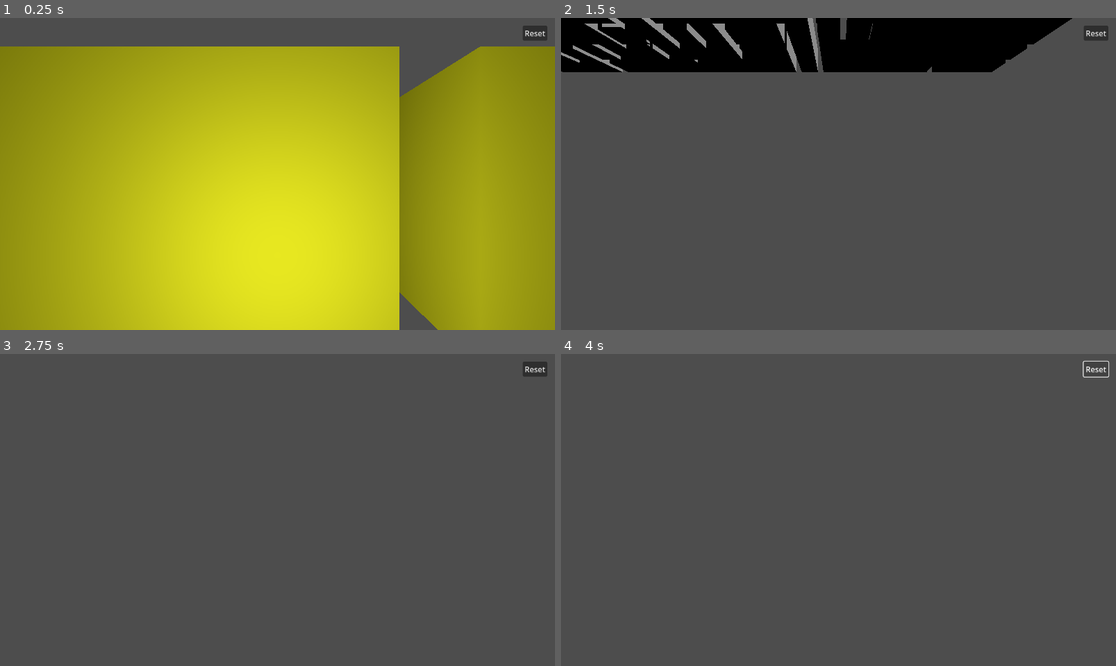
Above: before the commit, frames 1-4 (two rows, left to right).
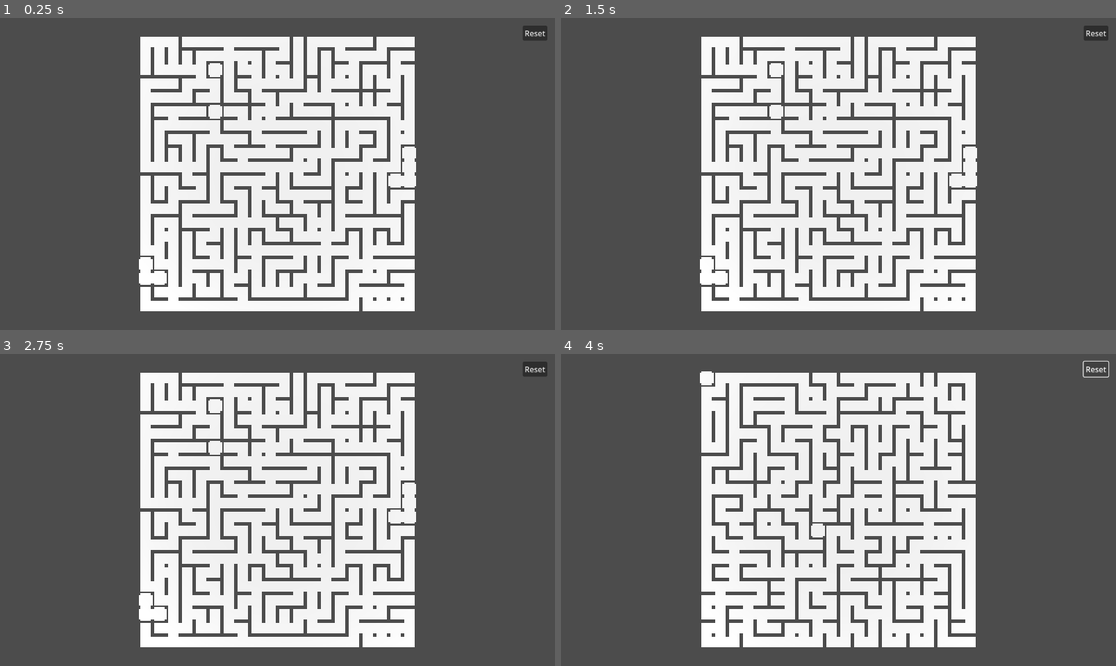
Above: after the commit, the same moments.

Repository: wangbinyq/prototypes
Game: Godot game, scene res://maze2/maze_game.tscn
Two runs of this game, one before a commit and one after it. Both use one fixed random seed, a clock stepped at 60 frames per second and the inputs below.
Inputs (mouse positions are in pixels of both pictures, inside the frame that each line leads up to):
- Up to frame 1 (0.25 s): no input
- Up to frame 2 (1.5 s): tap Enter (ui_accept) at 0.5, 0.6 s; move the mouse to (960, 158) at 0.52 s; hold Right (ui_right) 0.53-1.28 s; click (960, 158) at 0.67 s; tap Space (jump, bound only after the commit) at 0.77, 0.8, 1.07, 1.35 s; move the mouse to (727, 189) at 1.27 s; hold Down (ui_down) from 1.28 s (still down); click (727, 189) at 1.42 s
- Up to frame 3 (2.75 s): tap Space (jump, bound only after the commit) at 1.52, 1.82, 2.3 s; tap Enter (ui_accept) at 1.55, 2.1 s; move the mouse to (333, 441) at 2.02 s; release Down (ui_down) at 2.03 s; hold Right (ui_right) from 2.03 s (still down); click (333, 441) at 2.17 s
- Up to frame 4 (4 s): tap Enter (ui_accept) at 2.75, 2.85 s; move the mouse to (810, 572) at 2.77 s; release Right (ui_right) at 2.78 s; hold Up (ui_up) 2.78-3.5 s; click (810, 572) at 2.92 s; tap Space (jump, bound only after the commit) at 3.02, 3.32 s; click "Reset" at 3.5 s

The runs differ from the first frame. In frame 1, 91% of the frame differs, in the area x 0-100%, y 6-100%; in frame 2, 45%; in frame 3, 34%; in frame 4, 34%.

Commit message:
feat(maze): implement dead-end opening and improve player controls
- Add `open_dead_end_probability` export variable to MazeGame
- Implement `find_closed_passages` and `open_dead_ends` methods in Maze
- Modify player controller with mouse look and smooth movement
- Update maze cell visualization and scene camera setup
- Configure input actions for movement and jumping in project settings

Diff:
--- a/maze2/game.gd
+++ b/maze2/game.gd
@@ -2,6 +2,7 @@
 extends Node3D
 
 @export var pick_last_probability := 0.5
+@export var open_dead_end_probability := 0.5
 @export var maze_size := Vector2i(20, 20)
 @onready var visualization := $MazeVisualization
 @onready var maze: Maze
@@ -10,6 +11,7 @@
 func _ready() -> void:
 	maze = Maze.new(maze_size)
 	maze.generate(pick_last_probability)
+	maze.open_dead_ends(open_dead_end_probability)
 	visualization.clear()
 	visualization.visualize(maze)
 
--- a/maze2/maze.gd
+++ b/maze2/maze.gd
@@ -79,6 +79,19 @@
 			scratchpad.append(Vector3i(i, MazeFlags.PassageS, MazeFlags.PassageN))
 	return scratchpad
 
+func find_closed_passages(index: int, exclude: int) -> Array[Vector3i]:
+	var coordinates = index_to_coordinates(index)
+	var scratchpad: Array[Vector3i] = []
+	if exclude != MazeFlags.PassageE and coordinates.x + 1 < size_ew:
+		scratchpad.append(Vector3i(step_e, MazeFlags.PassageE, MazeFlags.PassageW))
+	if exclude != MazeFlags.PassageW and coordinates.x > 0:
+		scratchpad.append(Vector3i(step_w, MazeFlags.PassageW, MazeFlags.PassageE))
+	if exclude != MazeFlags.PassageN and coordinates.y + 1 < size_ns:
+		scratchpad.append(Vector3i(step_n, MazeFlags.PassageN, MazeFlags.PassageS))
+	if exclude != MazeFlags.PassageS and coordinates.y > 0:
+		scratchpad.append(Vector3i(step_s, MazeFlags.PassageS, MazeFlags.PassageN))
+	return scratchpad
+
 func generate(pick_last_probability: float) -> void:
 	var active_indices = PackedInt32Array()
 	active_indices.resize(length)
@@ -106,3 +119,14 @@
 			cells[passage.x] = passage.z
 			last_active_index += 1
 			active_indices[last_active_index] = passage.x
+
+func open_dead_ends(open_dead_end_probability: float) -> void:
+	if open_dead_end_probability <= 0:
+		return
+	for i in range(length):
+		var cell = cells[i]
+		if MazeFlags.has_exactly_one(cell) and randf() < open_dead_end_probability:
+			var scratchpad = find_closed_passages(i, cell)
+			var passage = scratchpad[randi_range(0, scratchpad.size() - 1)]
+			cells[i] = MazeFlags.with(cell, passage.y)
+			set_cell(i + passage.x, passage.z)
--- a/maze2/maze_cell_object.gd
+++ b/maze2/maze_cell_object.gd
@@ -1,2 +1,6 @@
 class_name MazeCellObject
-extends Node3D
+extends MeshInstance3D
+
+func _ready() -> void:
+	var m = mesh.surface_get_material(0)
+	m.cull_mode = BaseMaterial3D.CULL_DISABLED
--- a/maze2/maze_game.tscn
+++ b/maze2/maze_game.tscn
@@ -49,7 +49,8 @@
 text = "Reset"
 
 [node name="Player" type="CharacterBody3D" parent="."]
-transform = Transform3D(1, 0, 0, 0, 1, 0, 0, 0, 1, 1, 0, -1)
+transform = Transform3D(1, 0, 0, 0, 1, 0, 0, 0, 1, 2, 0, 1)
+visible = false
 script = ExtResource("8_n0heh")
 
 [node name="CollisionShape3D" type="CollisionShape3D" parent="Player"]
@@ -62,4 +63,11 @@
 [node name="OmniLight3D" type="OmniLight3D" parent="Player"]
 light_color = Color(1, 1, 0.145098, 1)
 
+[node name="Camera3D" type="Camera3D" parent="."]
+transform = Transform3D(1, 0, 0, 0, -4.37114e-08, 1, 0, -1, -4.37114e-08, 0, 10, 0)
+projection = 1
+current = true
+fov = 30.0
+size = 45.0
+
 [connection signal="pressed" from="UI/Reset" to="." method="_on_reset_pressed"]
--- a/maze2/player.gd
+++ b/maze2/player.gd
@@ -1,27 +1,88 @@
 class_name MazePlayer
 extends CharacterBody3D
 
-const SPEED = 5.0
-const JUMP_VELOCITY = 4.5
+# 基本参数
+@export var speed: float = 5.0
+@export var jump_velocity: float = 4.5
+@export var mouse_sensitivity: float = 0.002
+@export var acceleration: float = 10.0
+@export var deceleration: float = 15.0
+
+# 重力常量
+const GRAVITY: float = 9.8
+
+# 引用子节点
+@onready var camera: Camera3D = $Camera3D
+@onready var head: Node3D = $Head # 可选：添加一个头部节点用于摄像机位置
+
+# 私有变量
+var _mouse_input: bool = true
+
+func _ready() -> void:
+	# 隐藏并锁定鼠标
+	Input.mouse_mode = Input.MOUSE_MODE_CAPTURED
+
+func _input(event: InputEvent) -> void:
+	# 处理鼠标移动
+	if event is InputEventMouseMotion and _mouse_input:
+		# 水平旋转角色
+		rotate_y(-event.relative.x * mouse_sensitivity)
+
+		# 垂直旋转摄像机
+		camera.rotate_x(-event.relative.y * mouse_sensitivity)
+		# 限制摄像机俯仰角度（约±85度）
+		camera.rotation.x = clamp(camera.rotation.x, -1.48, 1.48)
+
+func _unhandled_input(event: InputEvent) -> void:
+	# 切换鼠标模式
+	if event.is_action_pressed("escape"):
+		toggle_mouse_mode()
+
+func toggle_mouse_mode() -> void:
+	_mouse_input = not _mouse_input
+	if _mouse_input:
+		Input.mouse_mode = Input.MOUSE_MODE_CAPTURED
+	else:
+		Input.mouse_mode = Input.MOUSE_MODE_VISIBLE
 
 func _physics_process(delta: float) -> void:
-	# Add the gravity.
+	handle_gravity(delta)
+	handle_jump()
+	handle_movement(delta)
+
+func handle_gravity(delta: float) -> void:
 	if not is_on_floor():
-		velocity += get_gravity() * delta
+		velocity.y -= GRAVITY * delta
 
-	# Handle jump.
-	if Input.is_action_just_pressed("ui_accept") and is_on_floor():
-		velocity.y = JUMP_VELOCITY
+func handle_jump() -> void:
+	if is_on_floor() and Input.is_action_just_pressed("jump"):
+		velocity.y = jump_velocity
 
-	# Get the input direction and handle the movement/deceleration.
-	# As good practice, you should replace UI actions with custom gameplay actions.
-	var input_dir := Input.get_vector("ui_left", "ui_right", "ui_up", "ui_down")
-	var direction := (transform.basis * Vector3(input_dir.x, 0, input_dir.y)).normalized()
-	if direction:
-		velocity.x = direction.x * SPEED
-		velocity.z = direction.z * SPEED
+func handle_movement(delta: float) -> void:
+	# 获取输入
+	var input_dir: Vector2 = Input.get_vector("move_left", "move_right", "move_forward", "move_backward")
+	# 计算目标方向（忽略Y轴）
+	var target_velocity: Vector3 = Vector3.ZERO
+	if input_dir != Vector2.ZERO:
+		# 使用摄像机方向进行移动
+		var forward: Vector3 = camera.global_transform.basis.z.normalized()
+		var right: Vector3 = camera.global_transform.basis.x.normalized()
+
+		# 只在XZ平面移动
+		forward.y = 0
+		right.y = 0
+
+		target_velocity = (forward * -input_dir.y + right * input_dir.x).normalized() * speed
+		print(target_velocity)
+
+	# 平滑插值速度
+	var h_velocity: Vector2 = Vector2(velocity.x, velocity.z)
+	var target_h_velocity: Vector2 = Vector2(target_velocity.x, target_velocity.z)
+
+	if target_h_velocity.length() > 0:
+		h_velocity = h_velocity.move_toward(target_h_velocity, acceleration * delta)
 	else:
-		velocity.x = move_toward(velocity.x, 0, SPEED)
-		velocity.z = move_toward(velocity.z, 0, SPEED)
+		h_velocity = h_velocity.move_toward(Vector2.ZERO, deceleration * delta)
 
-	move_and_slide()
+	velocity.x = h_velocity.x
+	velocity.z = h_velocity.y
--- a/project.godot
+++ b/project.godot
@@ -19,6 +19,47 @@
 
 cell_state="*res://minecomb/cell_state.gd"
 
+[debug]
+
+gdscript/warnings/integer_division=0
+
 [filesystem]
 
 import/blender/enabled=false
+
+[input]
+
+move_left={
+"deadzone": 0.2,
+"events": [Object(InputEventKey,"resource_local_to_scene":false,"resource_name":"","device":-1,"window_id":0,"alt_pressed":false,"shift_pressed":false,"ctrl_pressed":false,"meta_pressed":false,"pressed":false,"keycode":0,"physical_keycode":65,"key_label":0,"unicode":97,"location":0,"echo":false,"script":null)
+]
+}
+move_right={
+"deadzone": 0.2,
+"events": [Object(InputEventKey,"resource_local_to_scene":false,"resource_name":"","device":-1,"window_id":0,"alt_pressed":false,"shift_pressed":false,"ctrl_pressed":false,"meta_pressed":false,"pressed":false,"keycode":0,"physical_keycode":68,"key_label":0,"unicode":100,"location":0,"echo":false,"script":null)
+]
+}
+move_forward={
+"deadzone": 0.2,
+"events": [Object(InputEventKey,"resource_local_to_scene":false,"resource_name":"","device":-1,"window_id":0,"alt_pressed":false,"shift_pressed":false,"ctrl_pressed":false,"meta_pressed":false,"pressed":false,"keycode":0,"physical_keycode":87,"key_label":0,"unicode":119,"location":0,"echo":false,"script":null)
+]
+}
+move_backward={
+"deadzone": 0.2,
+"events": [Object(InputEventKey,"resource_local_to_scene":false,"resource_name":"","device":-1,"window_id":0,"alt_pressed":false,"shift_pressed":false,"ctrl_pressed":false,"meta_pressed":false,"pressed":false,"keycode":0,"physical_keycode":83,"key_label":0,"unicode":115,"location":0,"echo":false,"script":null)
+]
+}
+jump={
+"deadzone": 0.2,
+"events": [Object(InputEventKey,"resource_local_to_scene":false,"resource_name":"","device":-1,"window_id":0,"alt_pressed":false,"shift_pressed":false,"ctrl_pressed":false,"meta_pressed":false,"pressed":false,"keycode":0,"physical_keycode":32,"key_label":0,"unicode":32,"location":0,"echo":false,"script":null)
+]
+}
+escape={
+"deadzone": 0.2,
+"events": [Object(InputEventKey,"resource_local_to_scene":false,"resource_name":"","device":-1,"window_id":0,"alt_pressed":false,"shift_pressed":false,"ctrl_pressed":false,"meta_pressed":false,"pressed":false,"keycode":0,"physical_keycode":4194305,"key_label":0,"unicode":0,"location":0,"echo":false,"script":null)
+]
+}
+
+[rendering]
+
+viewport/hdr_2d=true
